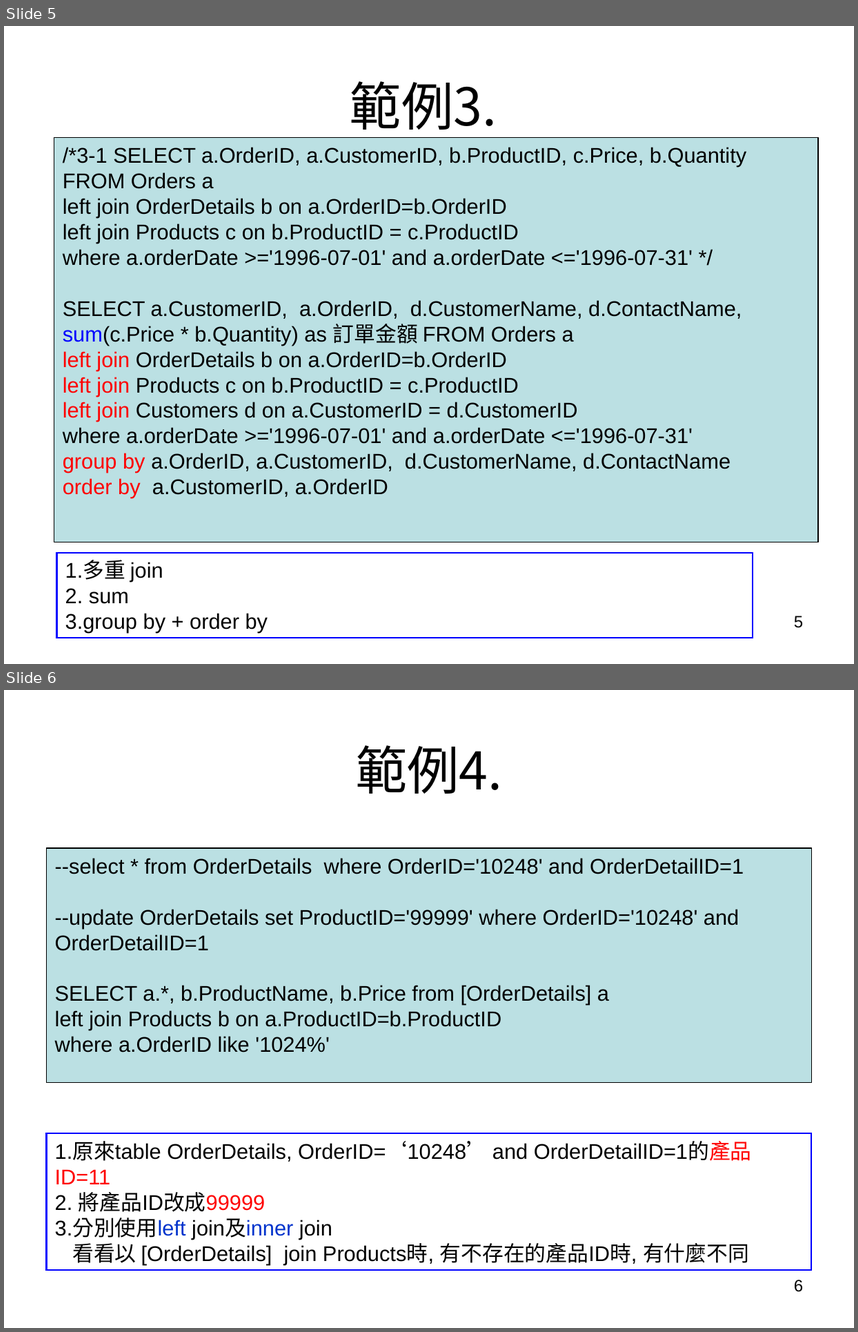
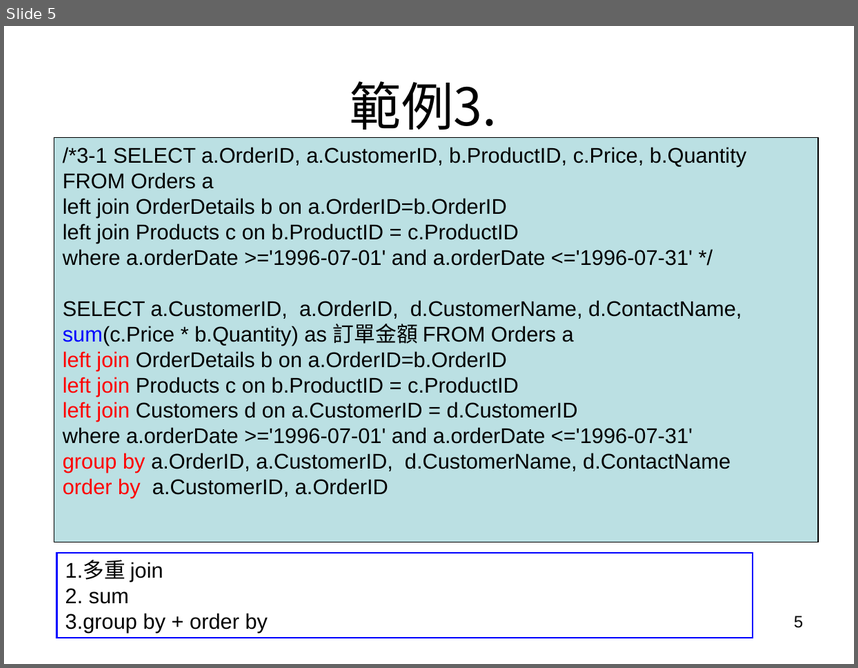
Before and after one commit to chih-chengwu/NET-Programming-MD, a slide deck: 常用(必備)SQL語法_1-使用W3Schools_SQL.ppt. Shown one above the other, each under a label of ours: slides 5 and 6 before the commit, slide 5 after it. The pictures are 858x1332 and 858x668 pixels, drawn with LibreOffice and Linux fonts; fonts in the diff are those of the drawing; background and template pictures are left out. Boxes give left, top, right and bottom in pixels: in the first picture for what was removed or moved away, otherwise in the second. Text is boxed around its words. In the diff, an @@ line names an element or a change of style, - is before the commit and + after.

```diff
--- a/常用(必備)SQL語法_1-使用W3Schools_SQL.ppt
+++ b/常用(必備)SQL語法_1-使用W3Schools_SQL.ppt
@@ slide 6 removed at [4,690,854,1328], background picture (left out) @@
@@ title removed at [355,745,502,793] @@
-範例4.
@@ rectangle removed at [47,848,811,1083] @@
---select * from OrderDetails where OrderID='10248' and OrderDetailID=1
---update OrderDetails set ProductID='99999' where OrderID='10248' and OrderDetailID=1
-SELECT a.*, b.ProductName, b.Price from [OrderDetails] a
-left join Products b on a.ProductID=b.ProductID
-where a.OrderID like '1024%'
@@ rectangle removed at [47,1133,811,1269] @@
-1.原來table OrderDetails, OrderID=‘10248’ and OrderDetailID=1的產品ID=11
-2. 將產品ID改成99999
-3.分別使用left join及inner join
-看看以 [OrderDetails] join Products時, 有不存在的產品ID時, 有什麼不同
@@ page number removed at [794,1279,803,1292] @@
-6
```
Also in this commit, not shown: 6 other files.
